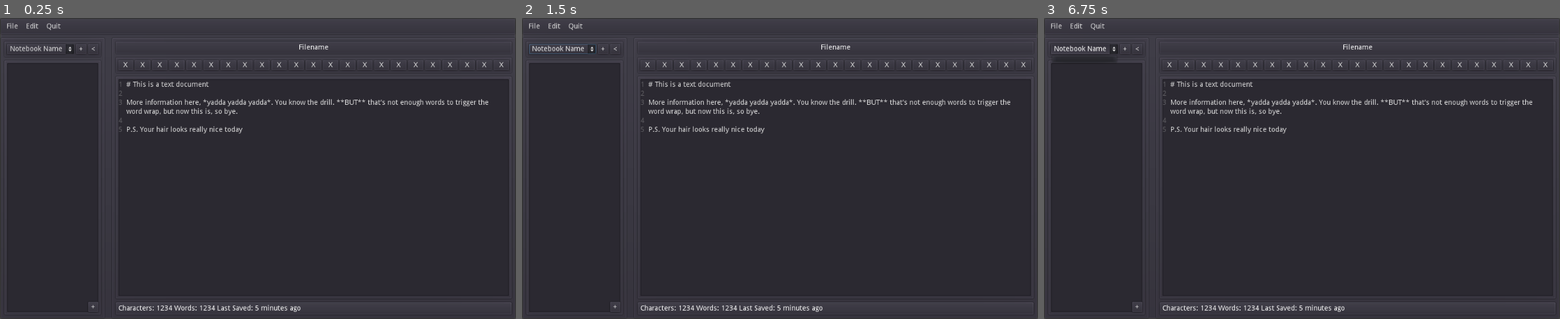
Above: before the commit, frames 1-3 (left to right).
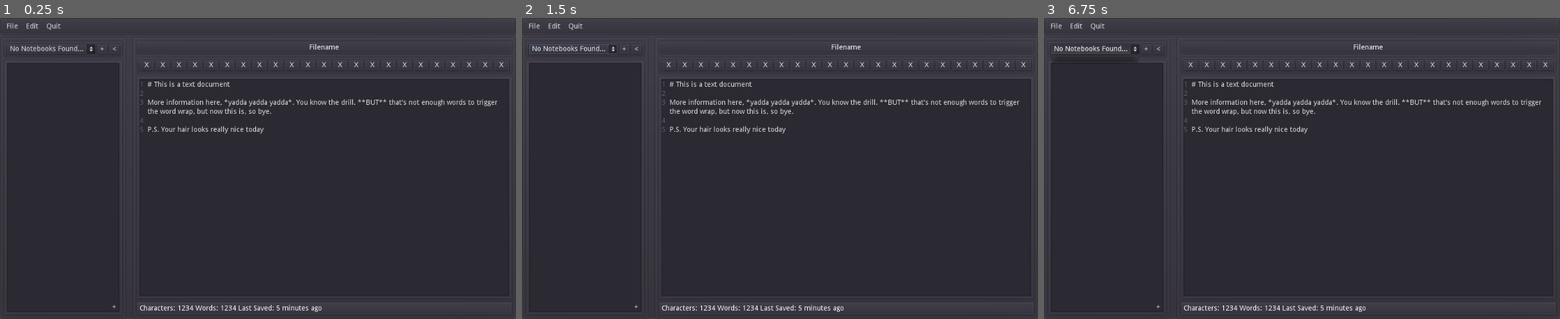
Above: after the commit, the same moments.

Repository: graycastle/ProjectCodex
Game: Godot game, scene res://Application.tscn
The game is run twice, just before and just after one commit, with the same random seed, the same clock (stepped at 60 frames per second) and the same inputs. The project has no main scene, so this scene is started directly.
Inputs:
- Up to frame 1 (0.25 s): no input
- Up to frame 2 (1.5 s): click "Notebook Name" (after the commit: "No Notebooks Found...") at 0.5 s; click "File" at 1.25 s
- Up to frame 3 (6.75 s): click "Edit" at 2 s; click "+" at 2.75 s; click "<" at 3.5 s; click "+" at 4.25 s; click "File" at 5 s; click "Edit" at 5.75 s; click "Notebook Name" (after the commit: "No Notebooks Found...") at 6.5 s

The runs differ from the first frame. In frame 1, 3.0% of the frame differs, in the area x 3-97%, y 6-99%; in frame 2, 3.0%; in frame 3, 3.0%.

Commit message:
Final GUI tweaks before transitioning to feature branches

Diff:
--- a/Application.tscn
+++ b/Application.tscn
@@ -57,273 +57,274 @@
 margin_bottom = 562.0
 
 [node name="LeftPanePanel" type="PanelContainer" parent="ApplicationContainer/MainContainer/ApplicationPanes"]
-margin_right = 209.0
+margin_right = 251.0
 margin_bottom = 562.0
 
 [node name="LeftPaneContainer" type="VBoxContainer" parent="ApplicationContainer/MainContainer/ApplicationPanes/LeftPanePanel"]
 margin_left = 7.0
 margin_top = 7.0
-margin_right = 202.0
+margin_right = 244.0
 margin_bottom = 555.0
 
 [node name="NotebookBarContainer" type="PanelContainer" parent="ApplicationContainer/MainContainer/ApplicationPanes/LeftPanePanel/LeftPaneContainer"]
-margin_right = 195.0
+margin_right = 237.0
 margin_bottom = 34.0
 
 [node name="NotebookBarLayout" type="HBoxContainer" parent="ApplicationContainer/MainContainer/ApplicationPanes/LeftPanePanel/LeftPaneContainer/NotebookBarContainer"]
 margin_left = 7.0
 margin_top = 7.0
-margin_right = 188.0
+margin_right = 230.0
 margin_bottom = 27.0
 
 [node name="NotebookSelectionButton" type="OptionButton" parent="ApplicationContainer/MainContainer/ApplicationPanes/LeftPanePanel/LeftPaneContainer/NotebookBarContainer/NotebookBarLayout"]
-margin_right = 133.0
-margin_bottom = 20.0
-text = "Notebook Name"
+margin_right = 175.0
+margin_bottom = 20.0
+text = "No Notebooks Found..."
 
 [node name="NewNotebookButton" type="Button" parent="ApplicationContainer/MainContainer/ApplicationPanes/LeftPanePanel/LeftPaneContainer/NotebookBarContainer/NotebookBarLayout"]
-margin_left = 137.0
-margin_right = 157.0
+margin_left = 179.0
+margin_right = 199.0
 margin_bottom = 20.0
 text = "+"
 
 [node name="CollapsePaneButton" type="Button" parent="ApplicationContainer/MainContainer/ApplicationPanes/LeftPanePanel/LeftPaneContainer/NotebookBarContainer/NotebookBarLayout"]
-margin_left = 161.0
-margin_right = 181.0
+margin_left = 203.0
+margin_right = 223.0
 margin_bottom = 20.0
 text = "<"
 
 [node name="FileTreePanel" type="PanelContainer" parent="ApplicationContainer/MainContainer/ApplicationPanes/LeftPanePanel/LeftPaneContainer"]
 margin_top = 38.0
-margin_right = 195.0
+margin_right = 237.0
 margin_bottom = 548.0
 size_flags_vertical = 3
 
 [node name="Tree" type="Tree" parent="ApplicationContainer/MainContainer/ApplicationPanes/LeftPanePanel/LeftPaneContainer/FileTreePanel"]
 margin_left = 7.0
 margin_top = 7.0
-margin_right = 188.0
+margin_right = 230.0
 margin_bottom = 503.0
 
 [node name="TreeButtonsLayout" type="HBoxContainer" parent="ApplicationContainer/MainContainer/ApplicationPanes/LeftPanePanel/LeftPaneContainer/FileTreePanel"]
 margin_left = 7.0
 margin_top = 483.0
-margin_right = 188.0
+margin_right = 230.0
 margin_bottom = 503.0
 size_flags_vertical = 8
 alignment = 2
 
 [node name="Button" type="Button" parent="ApplicationContainer/MainContainer/ApplicationPanes/LeftPanePanel/LeftPaneContainer/FileTreePanel/TreeButtonsLayout"]
-margin_left = 161.0
-margin_right = 181.0
+margin_left = 203.0
+margin_right = 223.0
 margin_bottom = 20.0
 text = "+"
+flat = true
 
 [node name="RightPanePanel" type="PanelContainer" parent="ApplicationContainer/MainContainer/ApplicationPanes"]
-margin_left = 221.0
+margin_left = 263.0
 margin_right = 1024.0
 margin_bottom = 562.0
 
 [node name="RightPaneContainer" type="VBoxContainer" parent="ApplicationContainer/MainContainer/ApplicationPanes/RightPanePanel"]
 margin_left = 7.0
 margin_top = 7.0
-margin_right = 796.0
+margin_right = 754.0
 margin_bottom = 555.0
 
 [node name="FilenameContainer" type="PanelContainer" parent="ApplicationContainer/MainContainer/ApplicationPanes/RightPanePanel/RightPaneContainer"]
-margin_right = 789.0
+margin_right = 747.0
 margin_bottom = 28.0
 
 [node name="FilenameLabel" type="Label" parent="ApplicationContainer/MainContainer/ApplicationPanes/RightPanePanel/RightPaneContainer/FilenameContainer"]
 margin_left = 7.0
 margin_top = 7.0
-margin_right = 782.0
+margin_right = 740.0
 margin_bottom = 21.0
 text = "Filename"
 align = 1
 
 [node name="FormattingBarPanel" type="PanelContainer" parent="ApplicationContainer/MainContainer/ApplicationPanes/RightPanePanel/RightPaneContainer"]
 margin_top = 32.0
-margin_right = 789.0
+margin_right = 747.0
 margin_bottom = 66.0
 
 [node name="FormattingBarLayout" type="HBoxContainer" parent="ApplicationContainer/MainContainer/ApplicationPanes/RightPanePanel/RightPaneContainer/FormattingBarPanel"]
 margin_left = 7.0
 margin_top = 7.0
-margin_right = 782.0
+margin_right = 740.0
 margin_bottom = 27.0
 alignment = 1
 
 [node name="FormattingButton" type="Button" parent="ApplicationContainer/MainContainer/ApplicationPanes/RightPanePanel/RightPaneContainer/FormattingBarPanel/FormattingBarLayout"]
-margin_right = 29.0
+margin_right = 28.0
 margin_bottom = 20.0
 size_flags_horizontal = 3
 text = "X"
 
 [node name="FormattingButton2" type="Button" parent="ApplicationContainer/MainContainer/ApplicationPanes/RightPanePanel/RightPaneContainer/FormattingBarPanel/FormattingBarLayout"]
-margin_left = 33.0
-margin_right = 63.0
+margin_left = 32.0
+margin_right = 60.0
 margin_bottom = 20.0
 size_flags_horizontal = 3
 text = "X"
 
 [node name="FormattingButton3" type="Button" parent="ApplicationContainer/MainContainer/ApplicationPanes/RightPanePanel/RightPaneContainer/FormattingBarPanel/FormattingBarLayout"]
-margin_left = 67.0
-margin_right = 97.0
+margin_left = 64.0
+margin_right = 92.0
 margin_bottom = 20.0
 size_flags_horizontal = 3
 text = "X"
 
 [node name="FormattingButton4" type="Button" parent="ApplicationContainer/MainContainer/ApplicationPanes/RightPanePanel/RightPaneContainer/FormattingBarPanel/FormattingBarLayout"]
-margin_left = 101.0
-margin_right = 131.0
+margin_left = 96.0
+margin_right = 124.0
 margin_bottom = 20.0
 size_flags_horizontal = 3
 text = "X"
 
 [node name="FormattingButton5" type="Button" parent="ApplicationContainer/MainContainer/ApplicationPanes/RightPanePanel/RightPaneContainer/FormattingBarPanel/FormattingBarLayout"]
-margin_left = 135.0
-margin_right = 165.0
+margin_left = 128.0
+margin_right = 156.0
 margin_bottom = 20.0
 size_flags_horizontal = 3
 text = "X"
 
 [node name="FormattingButton6" type="Button" parent="ApplicationContainer/MainContainer/ApplicationPanes/RightPanePanel/RightPaneContainer/FormattingBarPanel/FormattingBarLayout"]
-margin_left = 169.0
-margin_right = 199.0
+margin_left = 160.0
+margin_right = 188.0
 margin_bottom = 20.0
 size_flags_horizontal = 3
 text = "X"
 
 [node name="FormattingButton7" type="Button" parent="ApplicationContainer/MainContainer/ApplicationPanes/RightPanePanel/RightPaneContainer/FormattingBarPanel/FormattingBarLayout"]
-margin_left = 203.0
-margin_right = 233.0
+margin_left = 192.0
+margin_right = 220.0
 margin_bottom = 20.0
 size_flags_horizontal = 3
 text = "X"
 
 [node name="FormattingButton8" type="Button" parent="ApplicationContainer/MainContainer/ApplicationPanes/RightPanePanel/RightPaneContainer/FormattingBarPanel/FormattingBarLayout"]
-margin_left = 237.0
-margin_right = 266.0
+margin_left = 224.0
+margin_right = 252.0
 margin_bottom = 20.0
 size_flags_horizontal = 3
 text = "X"
 
 [node name="FormattingButton9" type="Button" parent="ApplicationContainer/MainContainer/ApplicationPanes/RightPanePanel/RightPaneContainer/FormattingBarPanel/FormattingBarLayout"]
-margin_left = 270.0
-margin_right = 300.0
+margin_left = 256.0
+margin_right = 284.0
 margin_bottom = 20.0
 size_flags_horizontal = 3
 text = "X"
 
 [node name="FormattingButton10" type="Button" parent="ApplicationContainer/MainContainer/ApplicationPanes/RightPanePanel/RightPaneContainer/FormattingBarPanel/FormattingBarLayout"]
-margin_left = 304.0
-margin_right = 334.0
+margin_left = 288.0
+margin_right = 316.0
 margin_bottom = 20.0
 size_flags_horizontal = 3
 text = "X"
 
 [node name="FormattingButton11" type="Button" parent="ApplicationContainer/MainContainer/ApplicationPanes/RightPanePanel/RightPaneContainer/FormattingBarPanel/FormattingBarLayout"]
-margin_left = 338.0
-margin_right = 368.0
+margin_left = 320.0
+margin_right = 348.0
 margin_bottom = 20.0
 size_flags_horizontal = 3
 text = "X"
 
 [node name="FormattingButton12" type="Button" parent="ApplicationContainer/MainContainer/ApplicationPanes/RightPanePanel/RightPaneContainer/FormattingBarPanel/FormattingBarLayout"]
-margin_left = 372.0
-margin_right = 402.0
+margin_left = 352.0
+margin_right = 380.0
 margin_bottom = 20.0
 size_flags_horizontal = 3
 text = "X"
 
 [node name="FormattingButton13" type="Button" parent="ApplicationContainer/MainContainer/ApplicationPanes/RightPanePanel/RightPaneContainer/FormattingBarPanel/FormattingBarLayout"]
-margin_left = 406.0
-margin_right = 436.0
+margin_left = 384.0
+margin_right = 412.0
 margin_bottom = 20.0
 size_flags_horizontal = 3
 text = "X"
 
 [node name="FormattingButton14" type="Button" parent="ApplicationContainer/MainContainer/ApplicationPanes/RightPanePanel/RightPaneContainer/FormattingBarPanel/FormattingBarLayout"]
-margin_left = 440.0
-margin_right = 470.0
+margin_left = 416.0
+margin_right = 444.0
 margin_bottom = 20.0
 size_flags_horizontal = 3
 text = "X"
 
 [node name="FormattingButton15" type="Button" parent="ApplicationContainer/MainContainer/ApplicationPanes/RightPanePanel/RightPaneContainer/FormattingBarPanel/FormattingBarLayout"]
-margin_left = 474.0
-margin_right = 504.0
+margin_left = 448.0
+margin_right = 476.0
 margin_bottom = 20.0
 size_flags_horizontal = 3
 text = "X"
 
 [node name="FormattingButton16" type="Button" parent="ApplicationContainer/MainContainer/ApplicationPanes/RightPanePanel/RightPaneContainer/FormattingBarPanel/FormattingBarLayout"]
-margin_left = 508.0
-margin_right = 537.0
+margin_left = 480.0
+margin_right = 508.0
 margin_bottom = 20.0
 size_flags_horizontal = 3
 text = "X"
 
 [node name="FormattingButton17" type="Button" parent="ApplicationContainer/MainContainer/ApplicationPanes/RightPanePanel/RightPaneContainer/FormattingBarPanel/FormattingBarLayout"]
-margin_left = 541.0
-margin_right = 571.0
+margin_left = 512.0
+margin_right = 540.0
 margin_bottom = 20.0
 size_flags_horizontal = 3
 text = "X"
 
 [node name="FormattingButton18" type="Button" parent="ApplicationContainer/MainContainer/ApplicationPanes/RightPanePanel/RightPaneContainer/FormattingBarPanel/FormattingBarLayout"]
-margin_left = 575.0
-margin_right = 605.0
+margin_left = 544.0
+margin_right = 572.0
 margin_bottom = 20.0
 size_flags_horizontal = 3
 text = "X"
 
 [node name="FormattingButton19" type="Button" parent="ApplicationContainer/MainContainer/ApplicationPanes/RightPanePanel/RightPaneContainer/FormattingBarPanel/FormattingBarLayout"]
-margin_left = 609.0
-margin_right = 639.0
+margin_left = 576.0
+margin_right = 604.0
 margin_bottom = 20.0
 size_flags_horizontal = 3
 text = "X"
 
 [node name="FormattingButton20" type="Button" parent="ApplicationContainer/MainContainer/ApplicationPanes/RightPanePanel/RightPaneContainer/FormattingBarPanel/FormattingBarLayout"]
-margin_left = 643.0
-margin_right = 673.0
+margin_left = 608.0
+margin_right = 636.0
 margin_bottom = 20.0
 size_flags_horizontal = 3
 text = "X"
 
 [node name="FormattingButton21" type="Button" parent="ApplicationContainer/MainContainer/ApplicationPanes/RightPanePanel/RightPaneContainer/FormattingBarPanel/FormattingBarLayout"]
-margin_left = 677.0
-margin_right = 707.0
+margin_left = 640.0
+margin_right = 668.0
 margin_bottom = 20.0
 size_flags_horizontal = 3
 text = "X"
 
 [node name="FormattingButton22" type="Button" parent="ApplicationContainer/MainContainer/ApplicationPanes/RightPanePanel/RightPaneContainer/FormattingBarPanel/FormattingBarLayout"]
-margin_left = 711.0
-margin_right = 741.0
+margin_left = 672.0
+margin_right = 700.0
 margin_bottom = 20.0
 size_flags_horizontal = 3
 text = "X"
 
 [node name="FormattingButton23" type="Button" parent="ApplicationContainer/MainContainer/ApplicationPanes/RightPanePanel/RightPaneContainer/FormattingBarPanel/FormattingBarLayout"]
-margin_left = 745.0
-margin_right = 775.0
+margin_left = 704.0
+margin_right = 733.0
 margin_bottom = 20.0
 size_flags_horizontal = 3
 text = "X"
 
 [node name="TextEditorPanel" type="PanelContainer" parent="ApplicationContainer/MainContainer/ApplicationPanes/RightPanePanel/RightPaneContainer"]
 margin_top = 70.0
-margin_right = 789.0
+margin_right = 747.0
 margin_bottom = 516.0
 size_flags_vertical = 3
 
 [node name="TextEditor" type="TextEdit" parent="ApplicationContainer/MainContainer/ApplicationPanes/RightPanePanel/RightPaneContainer/TextEditorPanel"]
 margin_left = 7.0
 margin_top = 7.0
-margin_right = 782.0
+margin_right = 740.0
 margin_bottom = 439.0
 text = "# This is a text document
 
@@ -336,13 +337,13 @@
 
 [node name="DocumentStatsPanel" type="PanelContainer" parent="ApplicationContainer/MainContainer/ApplicationPanes/RightPanePanel/RightPaneContainer"]
 margin_top = 520.0
-margin_right = 789.0
+margin_right = 747.0
 margin_bottom = 548.0
 
 [node name="DocumentStatsLayout" type="HBoxContainer" parent="ApplicationContainer/MainContainer/ApplicationPanes/RightPanePanel/RightPaneContainer/DocumentStatsPanel"]
 margin_left = 7.0
 margin_top = 7.0
-margin_right = 782.0
+margin_right = 740.0
 margin_bottom = 21.0
 
 [node name="CharacterCountLabel" type="Label" parent="ApplicationContainer/MainContainer/ApplicationPanes/RightPanePanel/RightPaneContainer/DocumentStatsPanel/DocumentStatsLayout"]
